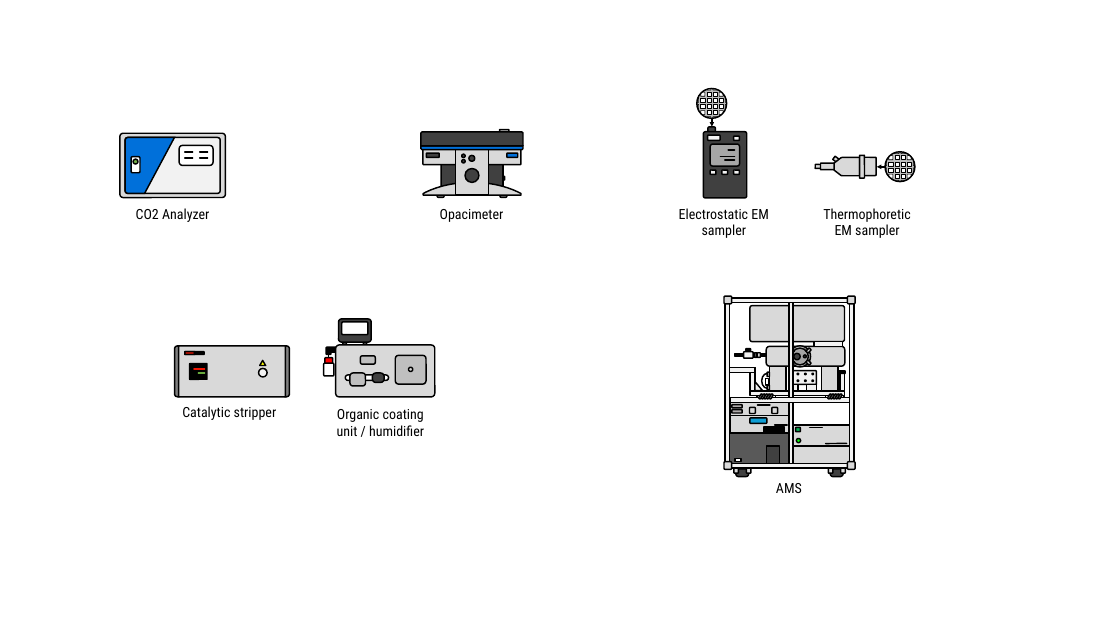
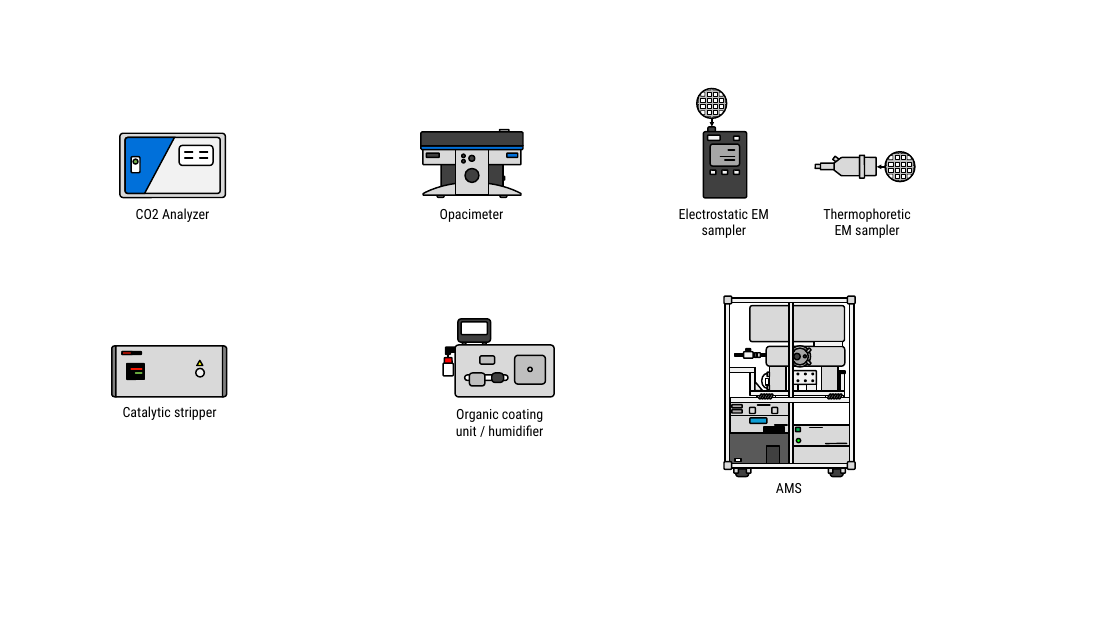
Before and after one commit to tsipkens/aerosol-icon-project, a slide deck: slide 4 of icons.pptx. Drawn at 1120x630 pixels with LibreOffice and Linux fonts; fonts in the diff are those of the drawing. Boxes give left, top, right and bottom in pixels: in the first picture for what was removed or moved away, otherwise in the second. Text is boxed around its words. In the diff, an @@ line names an element or a change of style, - is before the commit and + after.

```diff
--- a/icons.pptx
+++ b/icons.pptx
@@ 4 freeform shapes, 2 lines, 2 rounded rectangles, 1 ellipse, 1 triangle: place and size @@
-4 freeform shapes, 2 lines, 2 rounded rectangles, 1 ellipse, 1 triangle at <box>175,346,290,397</box>
+4 freeform shapes, 2 lines, 2 rounded rectangles, 1 ellipse, 1 triangle at <box>112,346,227,397</box>
@@ 12 rounded rectangles, 1 text, 1 line, 1 freeform shape, 1 ellipse: place and size @@
-12 rounded rectangles, 1 text, 1 line, 1 freeform shape, 1 ellipse at <box>323,319,435,436</box>
+12 rounded rectangles, 1 text, 1 line, 1 freeform shape, 1 ellipse at <box>444,319,555,436</box>
@@ text "Catalytic stripper": place and size @@
-text "Catalytic stripper" at <box>182,406,277,420</box>
+text "Catalytic stripper" at <box>123,406,217,420</box>
```
Also in this commit, not shown: 3 other slides changed, 2 other files.
